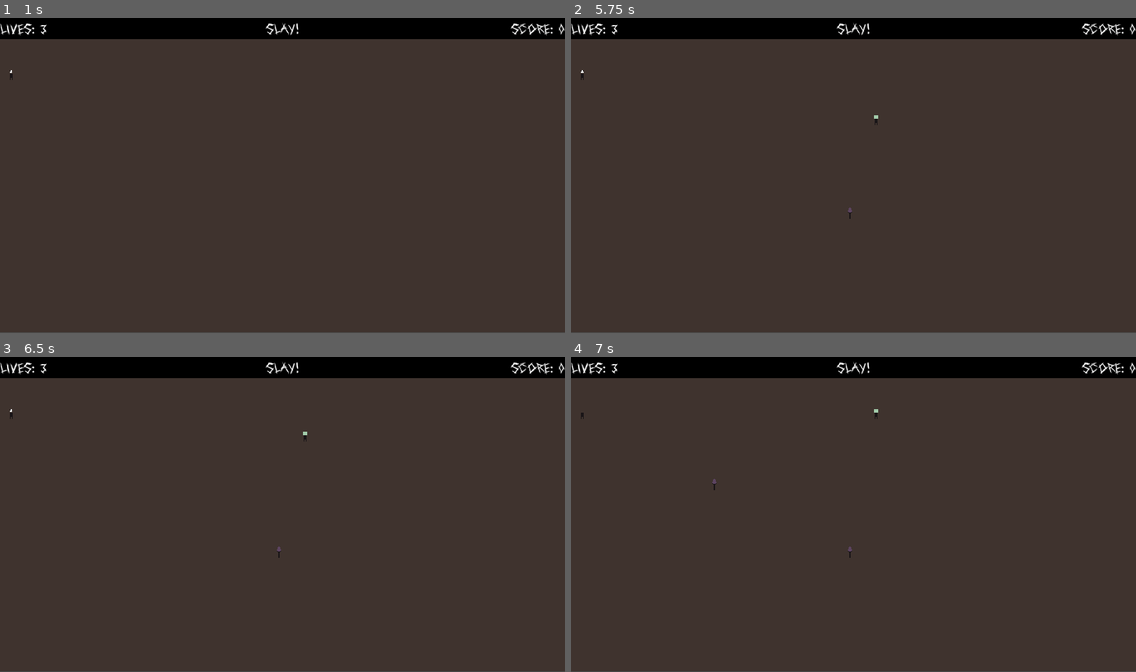
Above: before the commit, frames 1-4 (two rows, left to right).
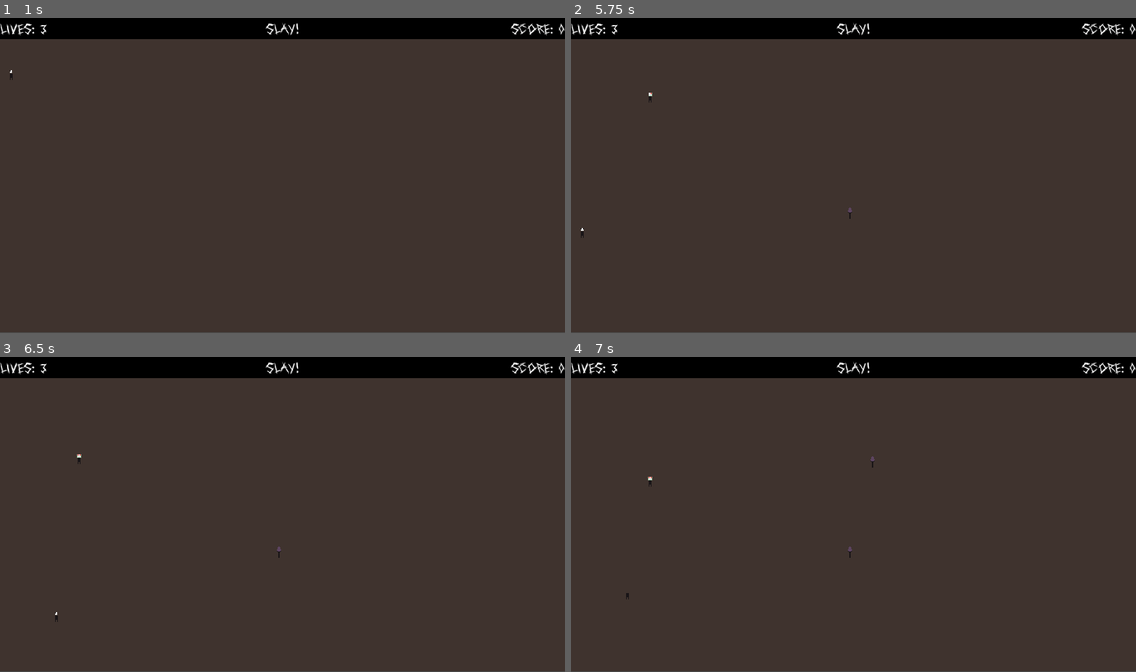
Above: after the commit, the same moments.

Repository: Academia-Team/Academia-Fall-of-the-Citadel
Game: Godot game, scene res://scene/intro.tscn
The game is run twice, just before and just after one commit, with the same random seed, the same clock (stepped at 60 frames per second) and the same inputs. Sound files missing from this copy of the repository are replaced by a short silence.
Inputs (mouse positions are in pixels of both pictures, inside the frame that each line leads up to):
- Up to frame 1 (1 s): tap Enter at 0.5 s; move the mouse to (406, 159) at 0.52 s; hold N (move_down_right) from 0.53 s (still down); tap Space (action) at 0.6 s; click (406, 159) at 0.67 s
- Up to frame 2 (5.75 s): tap Space (action) at 1.25, 2.1, 2.75, 3.6, 4.25, 5.1 s; move the mouse to (740, 191) at 1.27 s; release N (move_down_right) at 1.28 s; hold Down (move_down) 1.28-2.03 s; tap Ctrl (stay) at 1.35, 2.85, 4.35 s; tap Enter at 2, 3.5 s; move the mouse to (910, 106) at 2.02 s; hold N (move_down_right) 2.03-2.78 s; move the mouse to (825, 238) at 2.77 s; hold Up (move_up) 2.78-3.53 s; click (825, 238) at 2.92 s; move the mouse to (1023, 222) at 3.52 s; hold B (move_down_left) 3.53-5.03 s; move the mouse to (684, 128) at 4.27 s; move the mouse to (881, 175) at 5.02 s; hold Down (move_down) from 5.03 s (still down); click (881, 175) at 5.17 s
- Up to frame 3 (6.5 s): move the mouse to (197, 432) at 5.77 s; release Down (move_down) at 5.78 s; hold N (move_down_right) from 5.78 s (still down); tap Ctrl (stay) at 5.85 s
- Up to frame 4 (7 s): move the mouse to (977, 498) at 6.52 s; release N (move_down_right) at 6.53 s; hold Up (move_up) from 6.53 s (still down); tap Space (action) at 6.6 s

Frame 1 is identical in both runs. In frame 2, less than 0.1% of the frame differs, in the area x 1-55%, y 16-70%; in frame 3, less than 0.1%; in frame 4, less than 0.1%, in the area x 1-55%, y 16-77%.

Commit message:
Fix logic error

Diff:
--- a/scene/player.gd
+++ b/scene/player.gd
@@ -79,7 +79,7 @@
 
 func _process(_delta):
 	if lives > 0:
-		if future_dir != null and not $move_timer.is_stopped():
+		if future_dir != null and $move_timer.is_stopped():
 			$move_timer.start()
 
 		handle_action()
